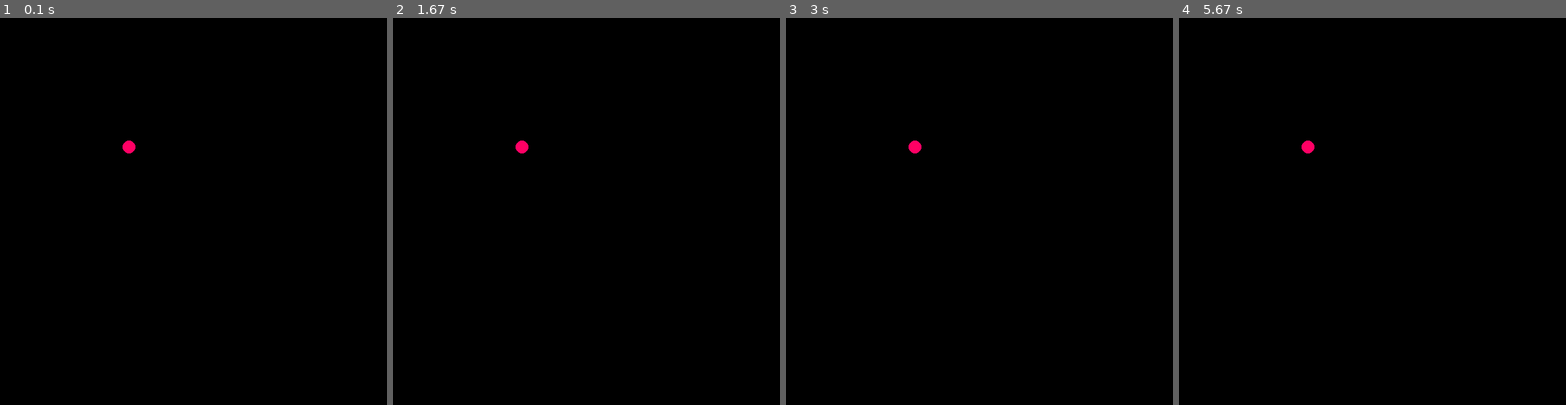
Above: before the commit, frames 1-4 (left to right).
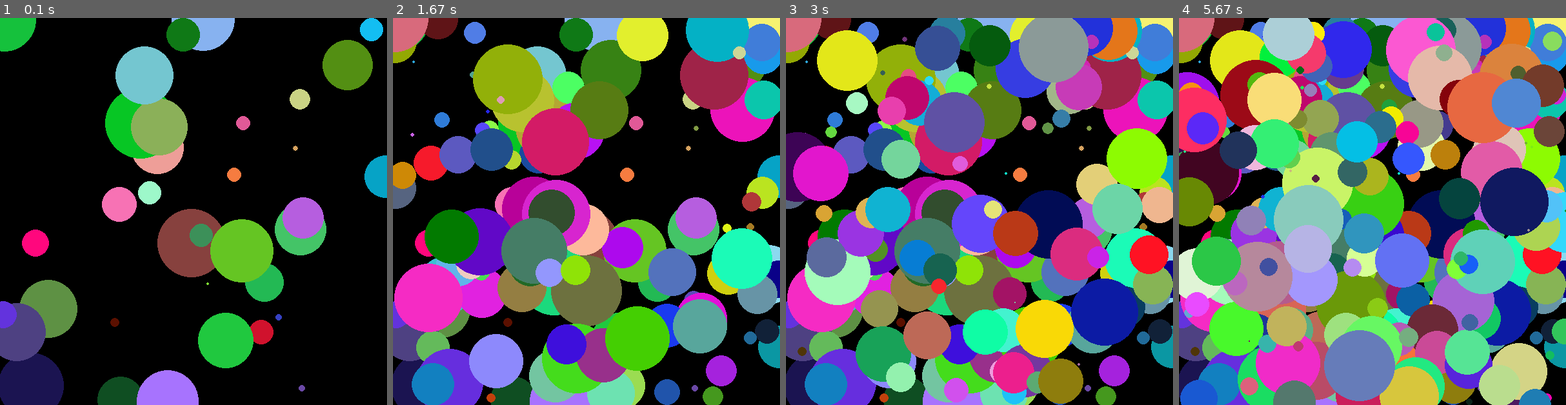
Above: after the commit, the same moments.

Repository: sagieppel/PyGame2
Game: pygame game, started from Lesson1.py
Same seed, same stepped clock (60 frames per second), same inputs: the game is played once before the commit and once after it.
Inputs:
- Up to frame 1 (0.1 s): no input
- Up to frame 2 (1.67 s): no input
- Up to frame 3 (3 s): no input
- Up to frame 4 (5.67 s): no input

The runs differ from the first frame. In frame 1, 26% of the frame differs, in the area x 0-100%, y 0-100%; in frame 2, 66%; in frame 3, 81%; in frame 4, 95%.

Commit message:
Update Lesson1.py

Diff:
--- a/Lesson1.py
+++ b/Lesson1.py
@@ -1,15 +1,17 @@
 import pygame
+import random
+
 pygame.init()
 
 screenSize=600
 screen=pygame.display.set_mode([screenSize,screenSize])
 
 for i in range(100000000):
-   red=255
-   green=0
-   blue=100
-   x=200
-   y=200
-   scale=10
+   red=random.randint(0,255)
+   green=random.randint(0,255)
+   blue=random.randint(0,255)
+   x=random.randint(0,600)
+   y=random.randint(0,600)
+   scale=random.randint(0,55)
    pygame.draw.circle(screen, [red,green,blue], [x,y], scale)
    pygame.display.update()
